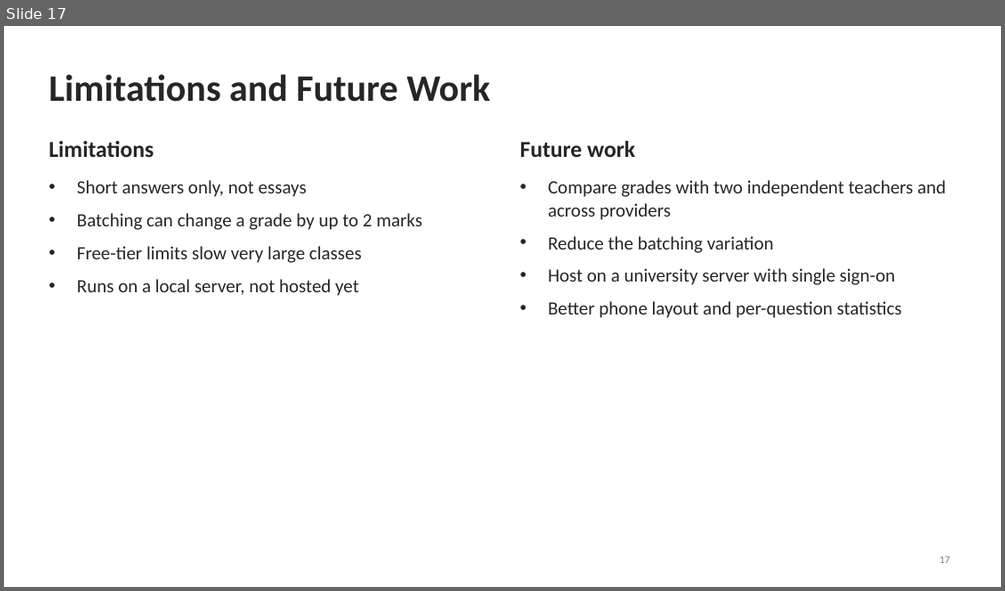
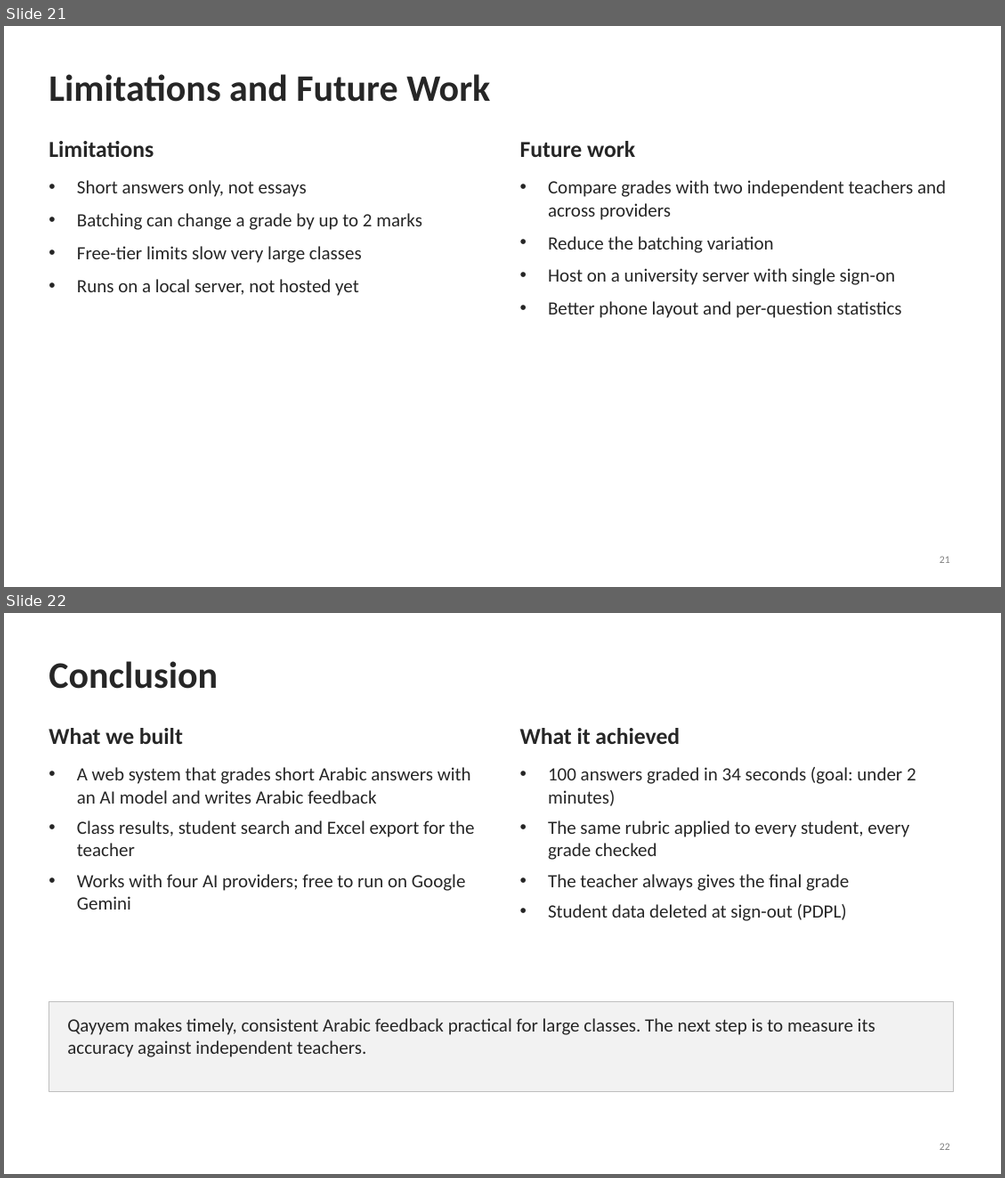
Before and after one commit to saif12ibr-pixel/qayyem, a slide deck: DOCUMENTS/Qayyem_Final_Defense.pptx. Shown one above the other, each under a label of ours: slide 17 before the commit, slides 21 and 22 after it. The pictures are 1005x591 and 1005x1178 pixels, drawn with LibreOffice and Linux fonts; fonts in the diff are those of the drawing. Boxes give left, top, right and bottom in pixels: in the first picture for what was removed or moved away, otherwise in the second. Text is boxed around its words. In the diff, an @@ line names an element or a change of style, - is before the commit and + after.

```diff
--- a/DOCUMENTS/Qayyem_Final_Defense.pptx
+++ b/DOCUMENTS/Qayyem_Final_Defense.pptx
@@ slide 22 added at [4,613,1001,1174], background #FFFFFF @@
@@ title added at [48,661,218,689], 36 pt, text #262626, bold @@
+Conclusion
@@ text added at [48,728,183,744], 22 pt, text #262626, bold @@
+What we built
@@ text added at [520,728,680,744], 22 pt, text #262626, bold @@
+What it achieved
@@ text added at [77,767,474,909], 18 pt, text #262626 @@
+• A web system that grades short Arabic answers with an AI model and writes Arabic feedback
+• Class results, student search and Excel export for the teacher
+• Works with four AI providers; free to run on Google Gemini
@@ text added at [548,767,916,921], 18 pt, text #262626 @@
+• 100 answers graded in 34 seconds (goal: under 2 minutes)
+• The same rubric applied to every student, every grade checked
+• The teacher always gives the final grade
+• Student data deleted at sign-out (PDPL)
@@ rectangle added at [48,1002,954,1092], fill #F2F2F2, outline #BFBFBF 1 pt @@
@@ text added at [67,1018,875,1057], 18 pt, text #262626 @@
+Qayyem makes timely, consistent Arabic feedback practical for large classes. The next step is to measure its accuracy against independent teachers.
@@ page number added at [939,1143,950,1150], 10 pt, text #7F7F7F @@
+22
@@ what was slide 17 is now slide 21 @@
@@ page number at [939,556,950,563]: text changed @@
-17
+21
```
Also in this commit, not shown: 3 slides changed, 6 other slides added, 8 other files.
